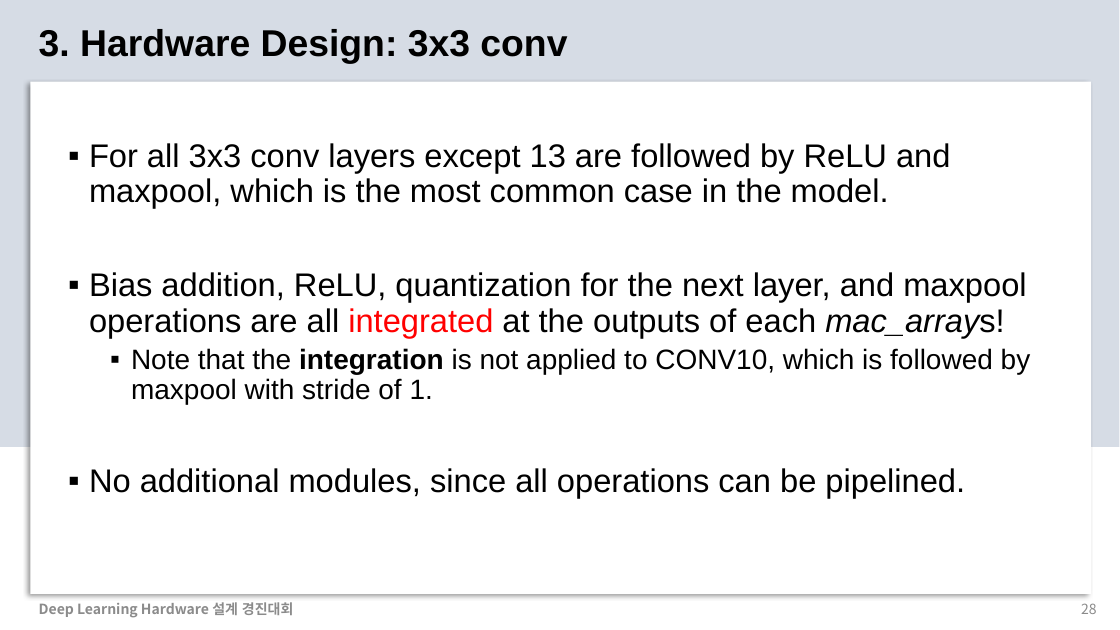
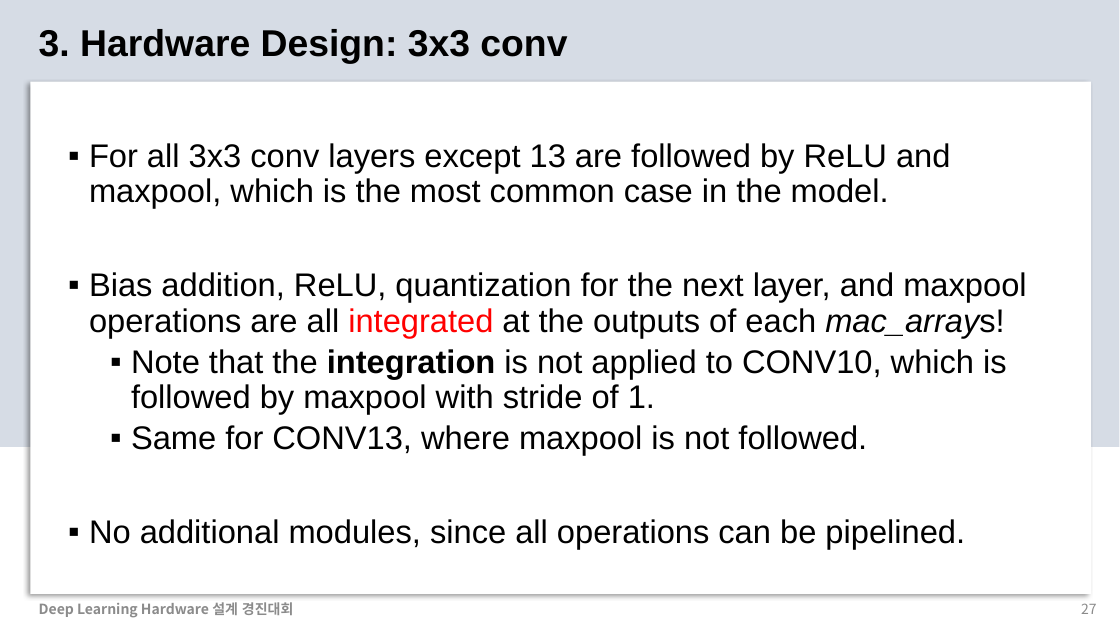
Before and after one commit to chaangwoo/AIX2024_ChipChamps, a slide deck: slide 27 of 2_Presentation/AIX2024_ChipChamps.pptx (slide 28 before the commit). Drawn at 1120x630 pixels with LibreOffice and Linux fonts; fonts in the diff are those of the drawing. Boxes give left, top, right and bottom in pixels: in the first picture for what was removed or moved away, otherwise in the second. Text is boxed around its words. In the diff, an @@ line names an element or a change of style, - is before the commit and + after.

```diff
--- a/2_Presentation/AIX2024_ChipChamps.pptx
+++ b/2_Presentation/AIX2024_ChipChamps.pptx
@@ text at (x1=131, y1=349, x2=1007, y2=414): size 24 to 28 pt in "Note that the integration is not applied ..." @@
@@ text at (x1=131, y1=425, x2=867, y2=455): paragraph added @@
+  ▪ Same for CONV13, where maxpool is not followed.
@@ page number at (x1=1081, y1=603, x2=1097, y2=614): text changed @@
-28
+27
```
Also in this commit, not shown: 9 other slides changed, 5 slides added, 1 slide removed.
